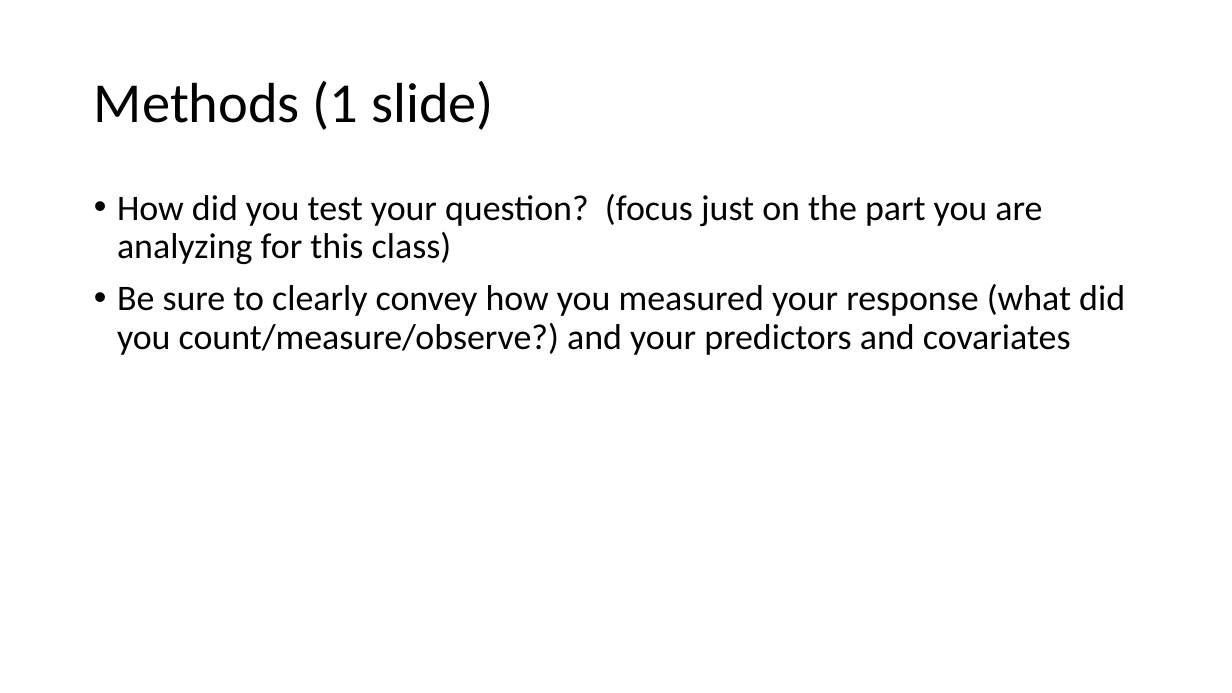
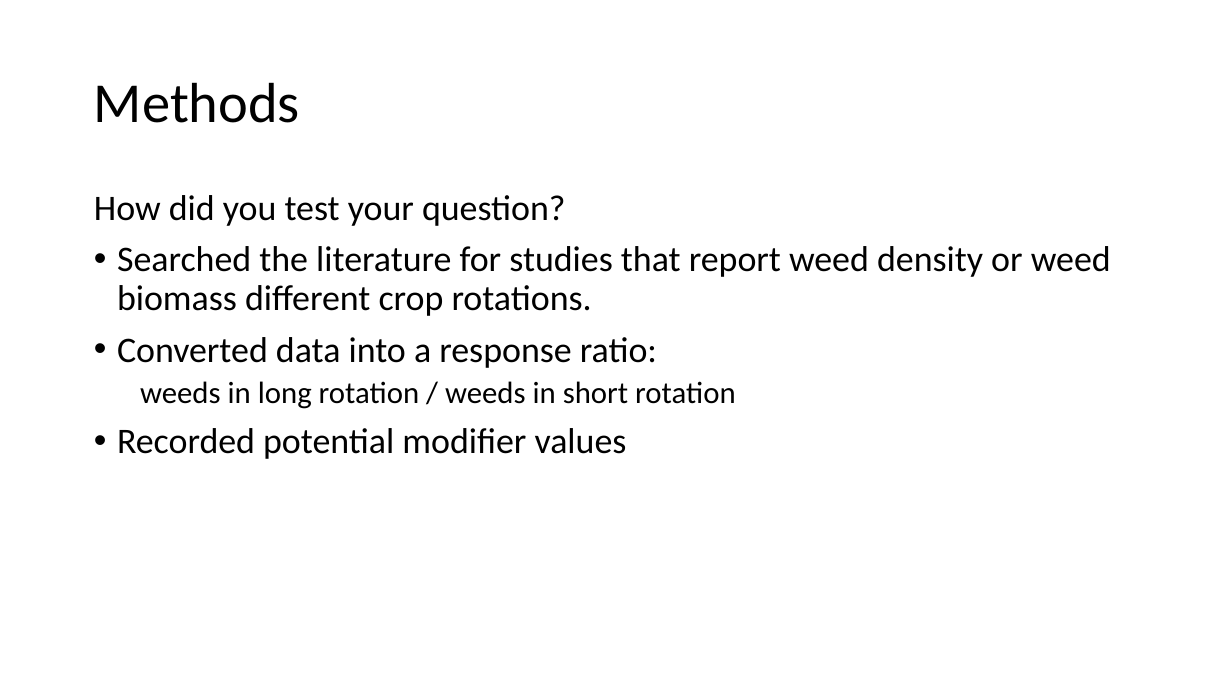
Before and after one commit to EEB698-F2018/analysis-outline-vanichols, a slide deck: slide 3 of Presentation_v1.pptx. Drawn at 1232x693 pixels with LibreOffice and Linux fonts; fonts in the diff are those of the drawing. Boxes give left, top, right and bottom in pixels: in the first picture for what was removed or moved away, otherwise in the second. Text is boxed around its words. In the diff, an @@ line names an element or a change of style, - is before the commit and + after.

```diff
--- a/Presentation_v1.pptx
+++ b/Presentation_v1.pptx
@@ title at [94, 82, 300, 123]: text changed @@
-Methods (1 slide)
+Methods
@@ text at [94, 195, 1111, 459]: text changed @@
-• How did you test your question? (focus just on the part you are analyzing for this class)
-• Be sure to clearly convey how you measured your response (what did you count/measure/observe?) and your predictors and covariates
+How did you test your question?
+• Searched the literature for studies that report weed density or weed biomass different crop rotations.
+• Converted data into a response ratio:
+  weeds in long rotation / weeds in short rotation
+• Recorded potential modifier values
```
Also in this commit, not shown: 4 other slides changed, 6 slides added, 1 slide removed.
